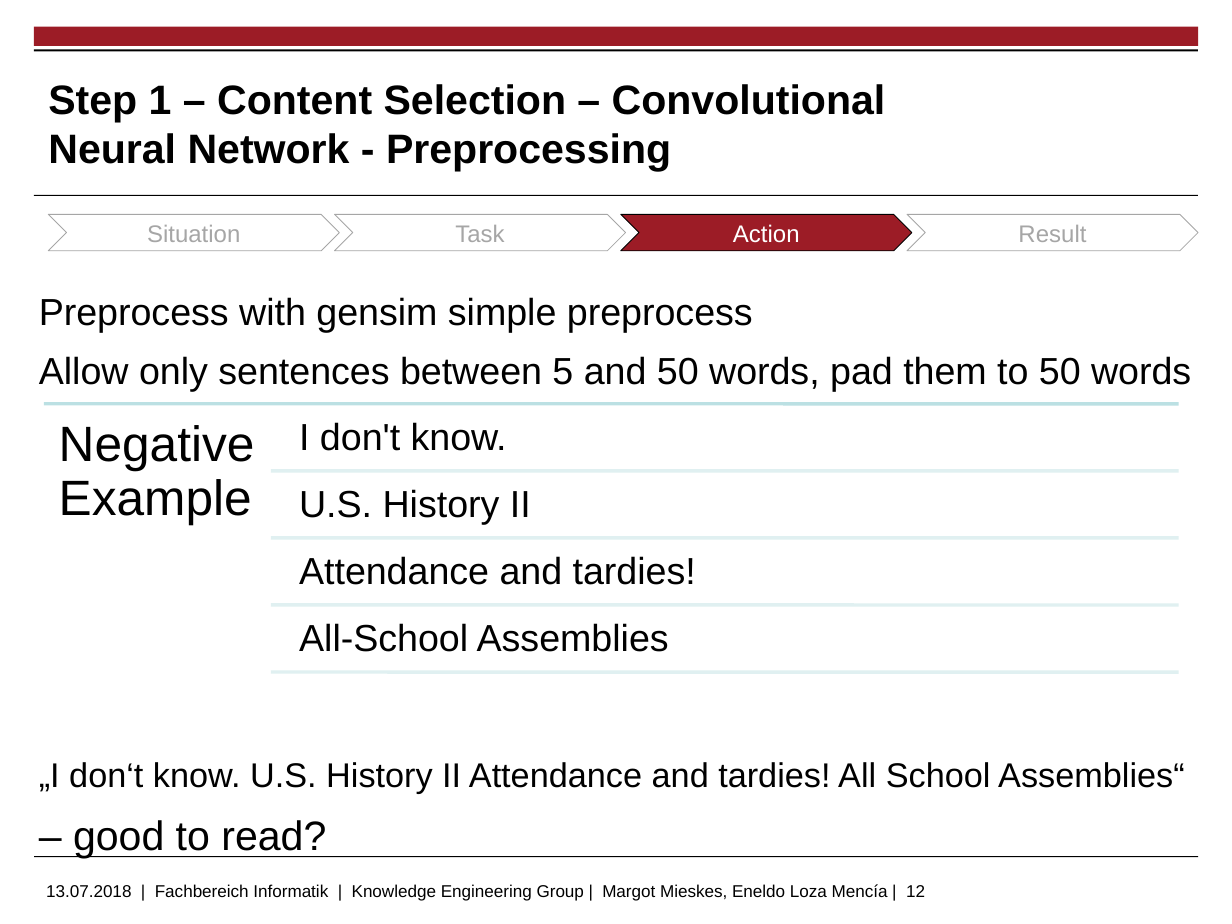
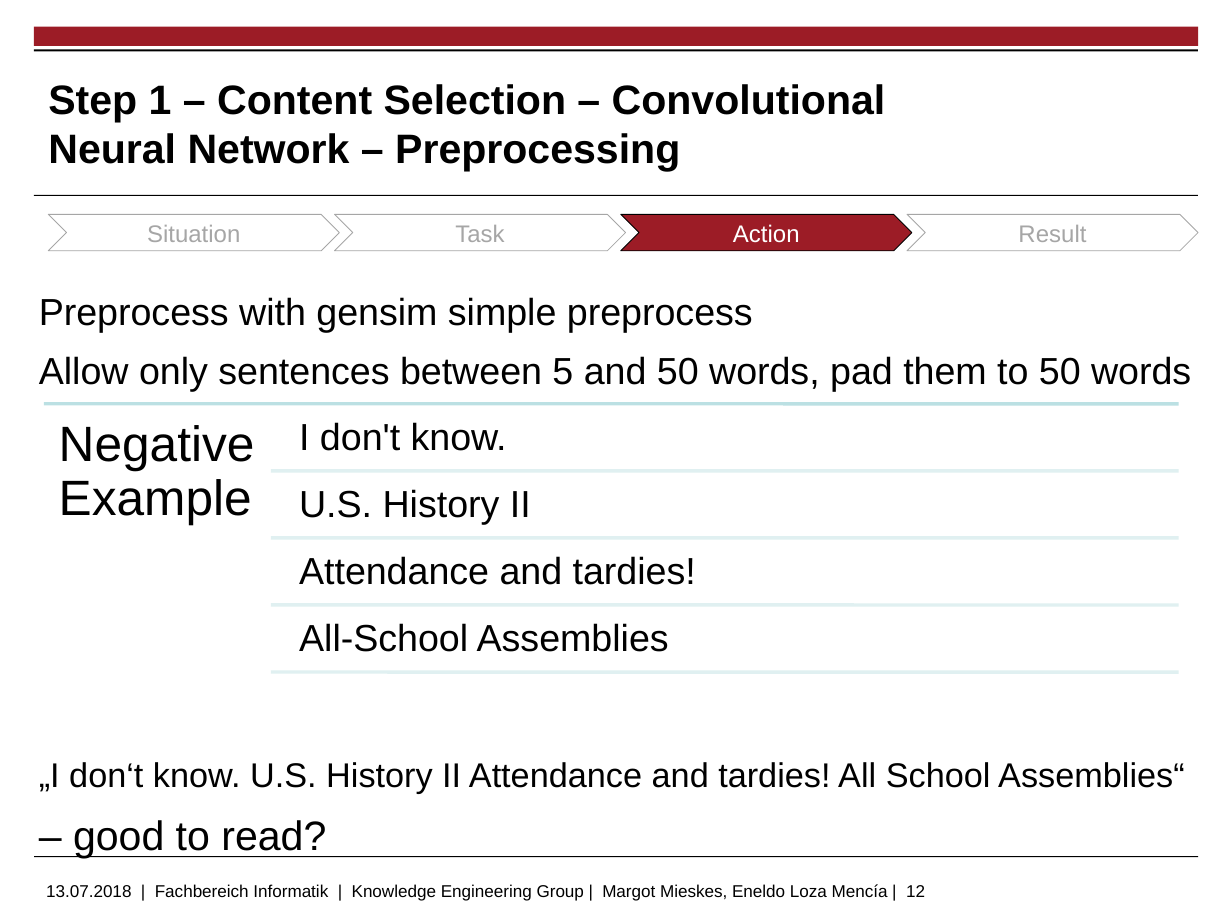
Before and after one commit to markushoehn/Auto_TextSum, a slide deck: slide 12 of presentation/20180713 Gruppe 5 - final.pptx. Drawn at 1232x924 pixels with LibreOffice and Linux fonts; fonts in the diff are those of the drawing; background and template pictures are left out. Boxes give left, top, right and bottom in pixels: in the first picture for what was removed or moved away, otherwise in the second. Text is boxed around its words. In the diff, an @@ line names an element or a change of style, - is before the commit and + after.

```diff
--- a/presentation/20180713 Gruppe 5 - final.pptx
+++ b/presentation/20180713 Gruppe 5 - final.pptx
@@ title at box(48, 84, 886, 171): text changed @@
-Step 1 – Content Selection – Convolutional Neural Network - Preprocessing
+Step 1 – Content Selection – Convolutional Neural Network – Preprocessing
```
Also in this commit, not shown: 3 other slides changed, 8 slides added, 2 other files.
